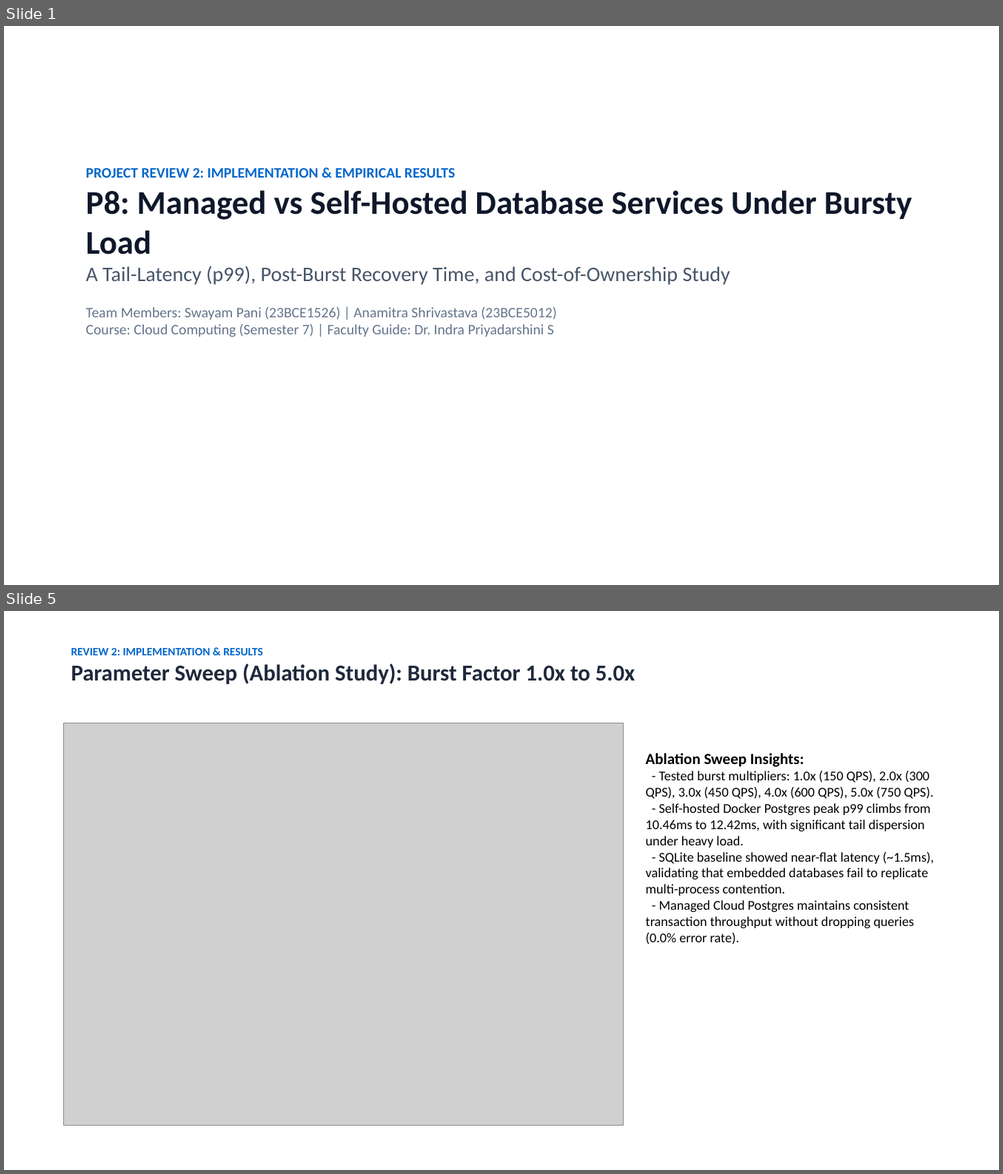
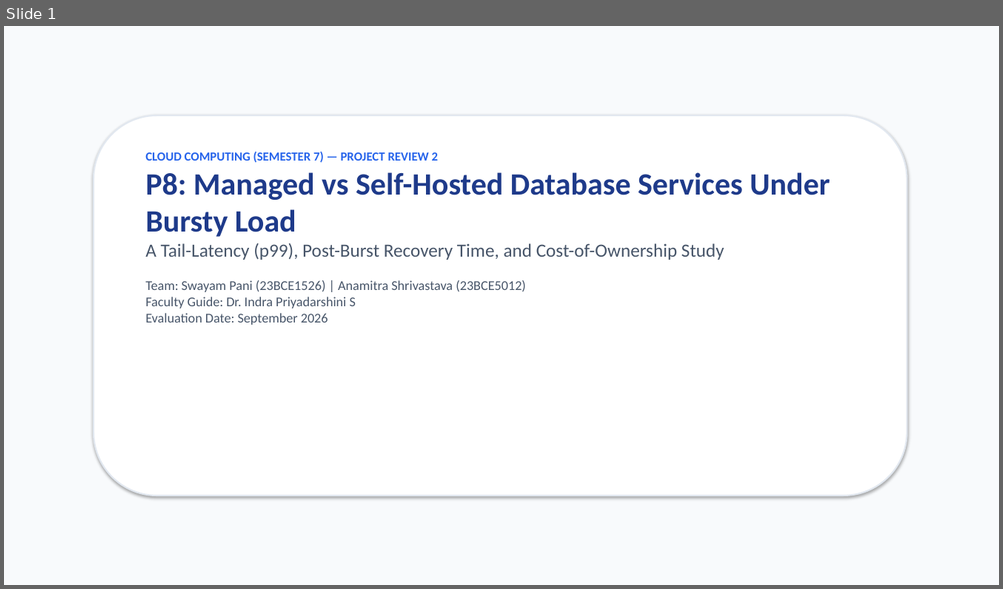
Before and after one commit to swayam-pani/Managed-Versus-Self-Hosted-Database-Services-Under-Bursty-Load, a slide deck: P8_Review2_Implementation_Results.pptx. Shown one above the other, each under a label of ours: slides 1 and 5 before the commit, slide 1 after it; the slides between them are not shown. The pictures are 1003x1174 and 1003x589 pixels, drawn with LibreOffice and Linux fonts; fonts in the diff are those of the drawing; grey boxes stand for pictures. Boxes give left, top, right and bottom in pixels: in the first picture for what was removed or moved away, otherwise in the second. Text is boxed around its words. In the diff, an @@ line names an element or a change of style, - is before the commit and + after.

Commit message:
Enhance Review 2 presentation with modern card-deck styling and embedded figures

```diff
--- a/P8_Review2_Implementation_Results.pptx
+++ b/P8_Review2_Implementation_Results.pptx
@@ slide 5 removed at (4,611,999,1170), background #FFFFFF @@
@@ text removed at (71,648,634,684) @@
-REVIEW 2: IMPLEMENTATION & RESULTS
-Parameter Sweep (Ablation Study): Burst Factor 1.0x to 5.0x
@@ picture removed at (64,723,623,1126) @@
@@ text removed at (646,753,933,945) @@
-Ablation Sweep Insights:
-- Tested burst multipliers: 1.0x (150 QPS), 2.0x (300 QPS), 3.0x (450 QPS), 4.0x (600 QPS), 5.0x (750 QPS).
-- Self-hosted Docker Postgres peak p99 climbs from 10.46ms to 12.42ms, with significant tail dispersion under heavy load.
-- SQLite baseline showed near-flat latency (~1.5ms), validating that embedded databases fail to replicate multi-process contention.
-- Managed Cloud Postgres maintains consistent transaction throughput without dropping queries (0.0% error rate).
@@ slide 1 changed as well @@
@@ rectangle added at (4,26,999,585), fill #F8FAFC @@
@@ rounded rectangle added at (94,116,907,496), fill #FFFFFF, outline #E2E8F0 1.5 pt @@
@@ text "CLOUD COMPUTING (SEMESTER 7) — ...": place and size @@
-text "CLOUD COMPUTING (SEMESTER 7) — ..." at (86,168,912,338)
+text "CLOUD COMPUTING (SEMESTER 7) — ..." at (145,151,829,325)
@@ text at (145,151,438,163): text changed; size 14 to 12 pt; text colour #0066CC to #2563EB @@
-PROJECT REVIEW 2: IMPLEMENTATION & EMPIRICAL RESULTS
+CLOUD COMPUTING (SEMESTER 7) — PROJECT REVIEW 2
@@ text at (145,173,829,260): size 32 to 30 pt, text colour #0F172A to #1E3A8A in "P8: Managed vs Self-Hosted Database Services Under ..."; size 20 to 18 pt in "A Tail-Latency (p99), Post-Burst Recovery Time, and ..." @@
@@ text at (145,281,526,325): text changed; size 14 to 13 pt; text colour #64748B to #475569 @@
-Team Members: Swayam Pani (23BCE1526) | Anamitra Shrivastava (23BCE5012)
-Course: Cloud Computing (Semester 7) | Faculty Guide: Dr. Indra Priyadarshini S
+Team: Swayam Pani (23BCE1526) | Anamitra Shrivastava (23BCE5012)
+Faculty Guide: Dr. Indra Priyadarshini S
+Evaluation Date: September 2026
```
Also in this commit, not shown: 7 other slides changed, 2 slides added, 1 other slide removed.
